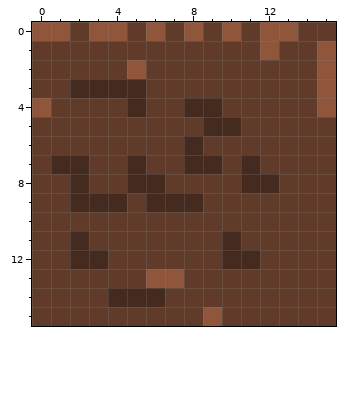
Edited in one commit: pixel-art sprite (Game/data/images/tiles/grass/4.png). That is the earlier state.
The file is 16x16 pixels.
After:
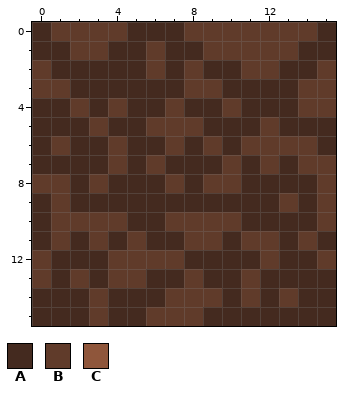
Palette (. is transparent): A #442a1f  B #603b2a  C #8f563b
From old to new:
Changed rows in their new state; - is an unchanged pixel.
first column x 0:
 0 AB-BBAAAB-B-BB-A
 1 AA--AA-AA---B-AA
 2 -AAAAA-A-AA--AAB
 3 ------AA--AAAA-B
 4 AA-A--A----AAA-B
 5 AAA-AA-----A-AAA
 6 A-AA-AA---A----A
 7 A--A---A-----A--
 8 ----A---A----AA-
 9 A----A---AAAA-A-
10 A----AA----AAAA-
11 A---A-AA-----A-A
12 -A------AA---AA-
13 -A-A--AA-AA-AAAA
14 AAA-------A-A-AA
15 AAA-AA---AAAAAAA
Where, in picture pixels (left, top, right, bottom), the same in both pictures:
changed: (32, 22, 336, 326)
